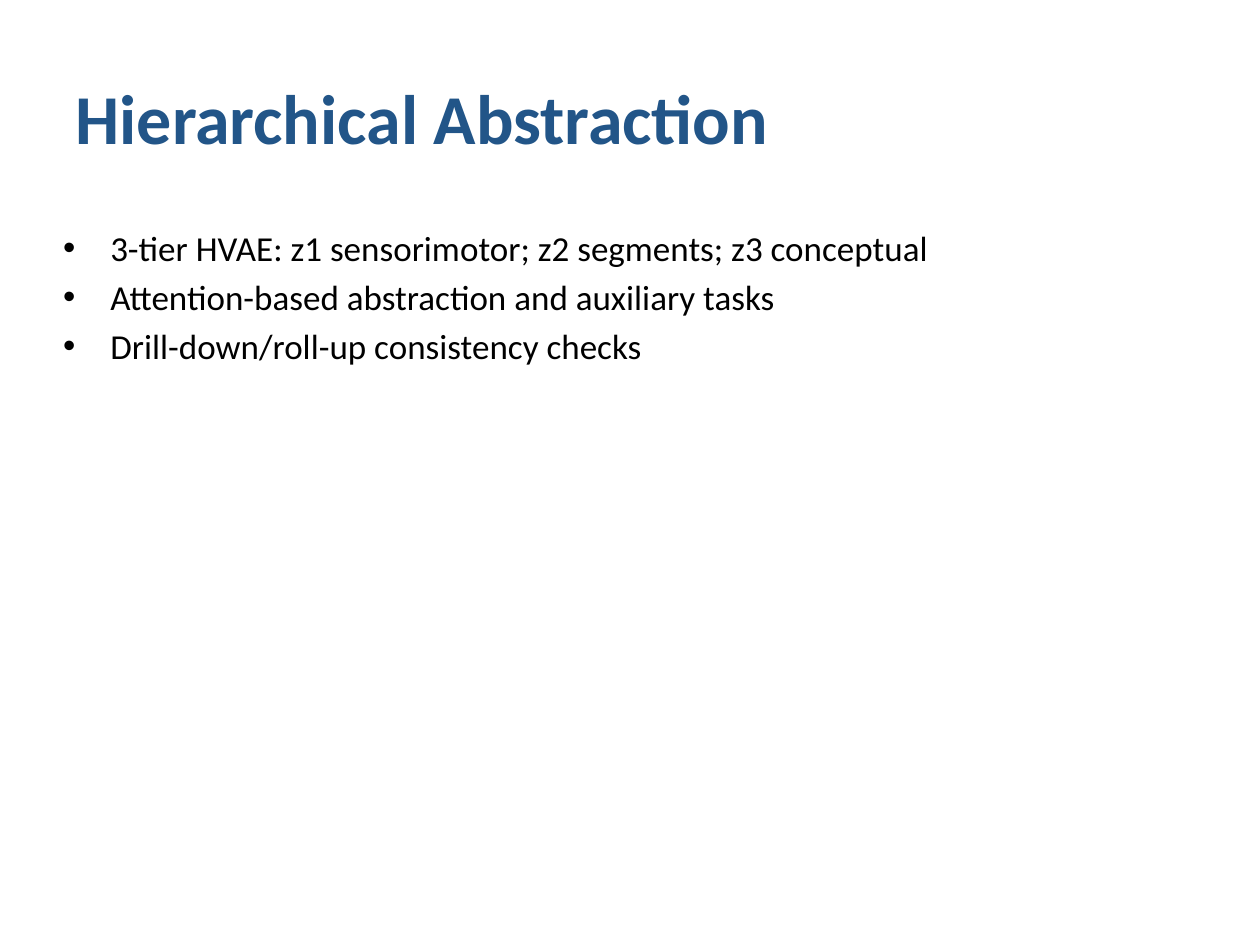
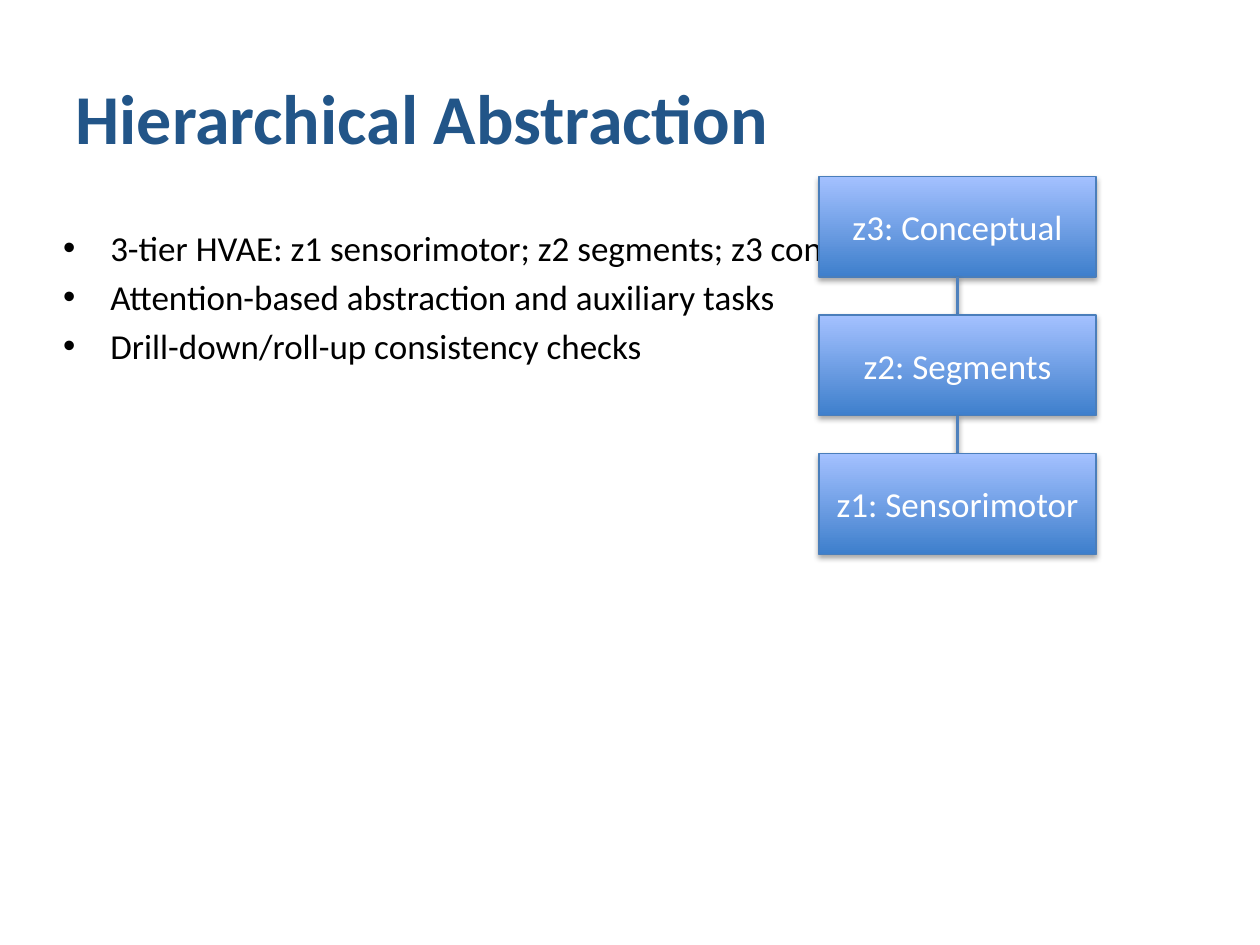
Before and after one commit to csmangum/latent_experience_modeling, a slide deck: slide 8 of CIMC_Proposal_Presentation.pptx. Drawn at 1260x945 pixels with LibreOffice and Linux fonts; fonts in the diff are those of the drawing. Boxes give left, top, right and bottom in pixels: in the first picture for what was removed or moved away, otherwise in the second. Text is boxed around its words. In the diff, an @@ line names an element or a change of style, - is before the commit and + after.

```diff
--- a/CIMC_Proposal_Presentation.pptx
+++ b/CIMC_Proposal_Presentation.pptx
@@ rectangle added at [819, 176, 1096, 277], fill gradient #3F80CE to #A4C4FF, outline #4B7EBC 0.75 pt, 20 pt, text #FFFFFF @@
+z3: Conceptual
@@ line added from (958, 277) to (958, 315), #4F81BD 2 pt @@
@@ rectangle added at [819, 315, 1096, 416], fill gradient #3F80CE to #A4C4FF, outline #4B7EBC 0.75 pt, 20 pt, text #FFFFFF @@
+z2: Segments
@@ line added from (958, 416) to (958, 454), #4F81BD 2 pt @@
@@ rectangle added at [819, 454, 1096, 554], fill gradient #3F80CE to #A4C4FF, outline #4B7EBC 0.75 pt, 20 pt, text #FFFFFF @@
+z1: Sensorimotor
```
Also in this commit, not shown: 6 other slides changed, 1 other file.
